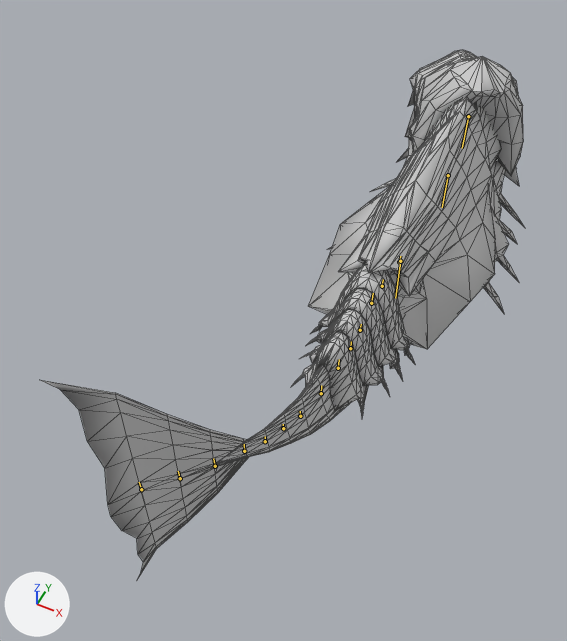
Before and after pictures for a commit that changed the FBX model Models/FBX/fishTailAnimation.FBX.
Both versions are drawn from a 50 mm camera at (5.7, -17.8, 20.6) aimed at (-2.8, -0.8, -0.7). Every picture has the same lights, and +X, +Y and +Z are marked at lower left. Both versions are drawn at frame 120 of the action 'Take 001'; the numbers are the values there. The bones that bend it are drawn over the model as lines. Mesh edges are drawn as thin lines.
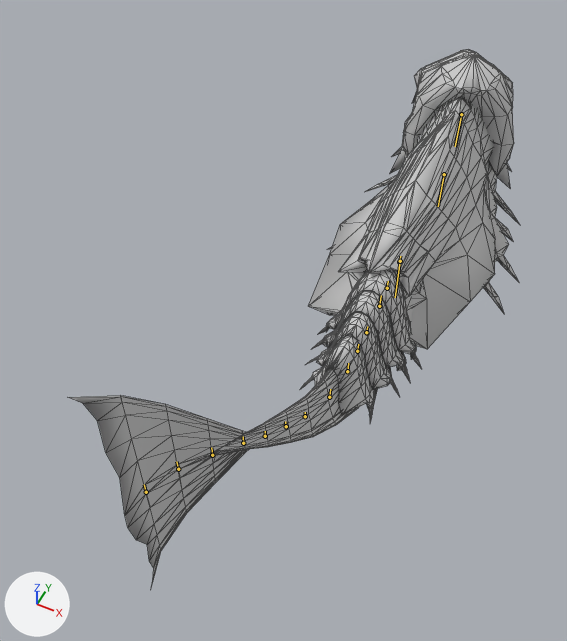
Location of each change, [x1, y1, x2, y2] in pixels of the pictures (567 x 641 px):
'Box003', posed (7% narrower)
    before: [41, 50, 525, 580]
    after: [68, 50, 519, 583]
bone 'tail2', root to tip
    before: (382, 286) to (383, 279)
    after: (387, 288) to (388, 281)
bone 'tail3', root to tip
    before: (371, 303) to (373, 293)
    after: (379, 306) to (381, 295)
bone 'tail4', root to tip
    before: (360, 330) to (361, 324)
    after: (366, 332) to (367, 326)
bone 'tail5', root to tip
    before: (350, 348) to (351, 341)
    after: (357, 351) to (358, 344)
bone 'tail6', root to tip
    before: (338, 368) to (339, 359)
    after: (347, 371) to (348, 363)
bone 'tail7', root to tip
    before: (321, 393) to (321, 385)
    after: (329, 397) to (330, 389)
bone 'tail8', root to tip
    before: (300, 416) to (300, 411)
    after: (305, 416) to (305, 412)
bone 'tail9', root to tip
    before: (283, 428) to (283, 424)
    after: (286, 426) to (285, 421)
bone 'tail10', root to tip
    before: (265, 441) to (265, 436)
    after: (265, 436) to (265, 431)
bone 'tail12', root to tip
    before: (215, 466) to (213, 458)
    after: (212, 455) to (211, 447)
bone 'tail13', root to tip
    before: (180, 478) to (178, 471)
    after: (178, 469) to (176, 461)
bone 'Bone015', root to tip
    before: (400, 261) to (395, 298)
    after: (400, 261) to (395, 297)
bone 'frontBody', root to tip
    before: (448, 175) to (442, 207)
    after: (444, 174) to (438, 206)
bone 'boneHead', root to tip
    before: (468, 116) to (462, 148)
    after: (461, 114) to (455, 146)

What the commit changed:
Bone 'tail1' (bone_tail1) turns from (0, -4, 0) to (0, 3, 0) degrees about its own x, y and z.
Bone 'tail2' (bone_tail2) turns from (0, 4, 0) to (0, 3, 0) degrees about its own x, y and z.
Bone 'tail3' (bone_tail3) turns from (0, 6, 0) to (0, -3, 0) degrees about its own x, y and z.
Bone 'tail4' (bone_tail4) turns from (0, -5, 0) to (0, -1, 0) degrees about its own x, y and z.
Bone 'tail5' (bone_tail5) turns from (0, -3, 0) to (0, 0, 0) degrees about its own x, y and z.
Bone 'tail6' (bone_tail6) turns from (0, -1, 0) to (0, -8, 0) degrees about its own x, y and z.
Bone 'tail7' (bone_tail7) turns from (0, -8, 0) to (0, -15, 0) degrees about its own x, y and z.
Bone 'tail8' (bone_tail8) turns from (0, -11, 0) to (0, -13, 0) degrees about its own x, y and z.
Bone 'tail9' (bone_tail9) turns from (0, -2, 0) to (0, -3, 0) degrees about its own x, y and z.
Bone 'tail10' (bone_tail10) turns from (0, -10, 0) to (0, -5, 0) degrees about its own x, y and z.
Bone 'tail12' (bone_tail12) turns from (0, -9, 0) to (0, 1, 0) degrees about its own x, y and z.
Bone 'tail13' (bone_tail13) turns from (0, -5, 0) to (-1, 14, 0) degrees about its own x, y and z.
Bone 'Bone015' (bone_bone015) turns from (0, -4, 0) to (0, 3, 0) degrees about its own x, y and z.
Bone 'frontBody' (bone_frontbody) moves from (0.0, 0.0, 0.0) to (0.0, 0.0, 7.0).
Bone 'frontBody' (bone_frontbody) turns from (0, -7, 0) to (0, -9, 0) degrees about its own x, y and z.
Bone 'boneHead' (bone_bonehead) turns from (0, -15, 0) to (0, -6, 0) degrees about its own x, y and z.
